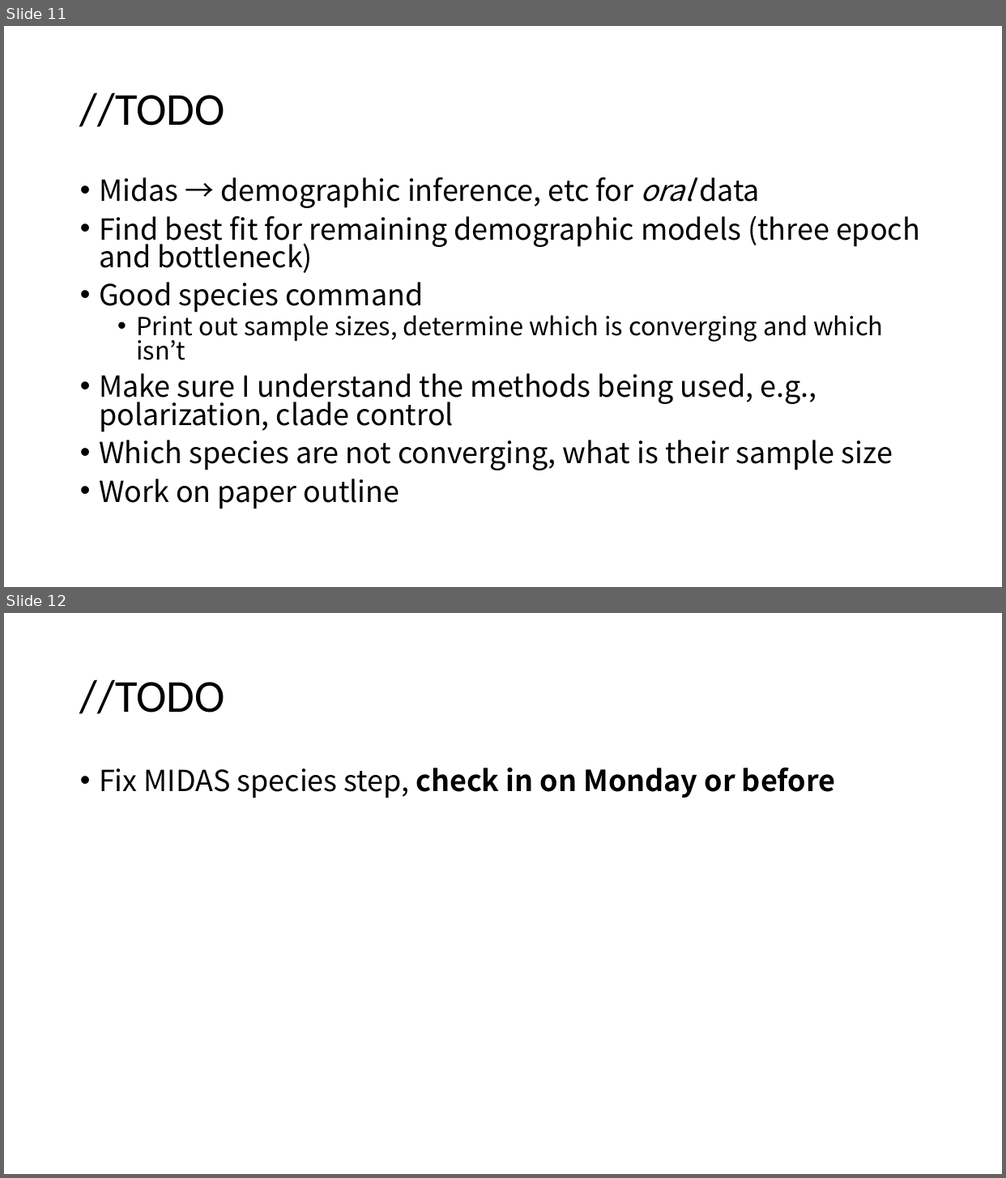
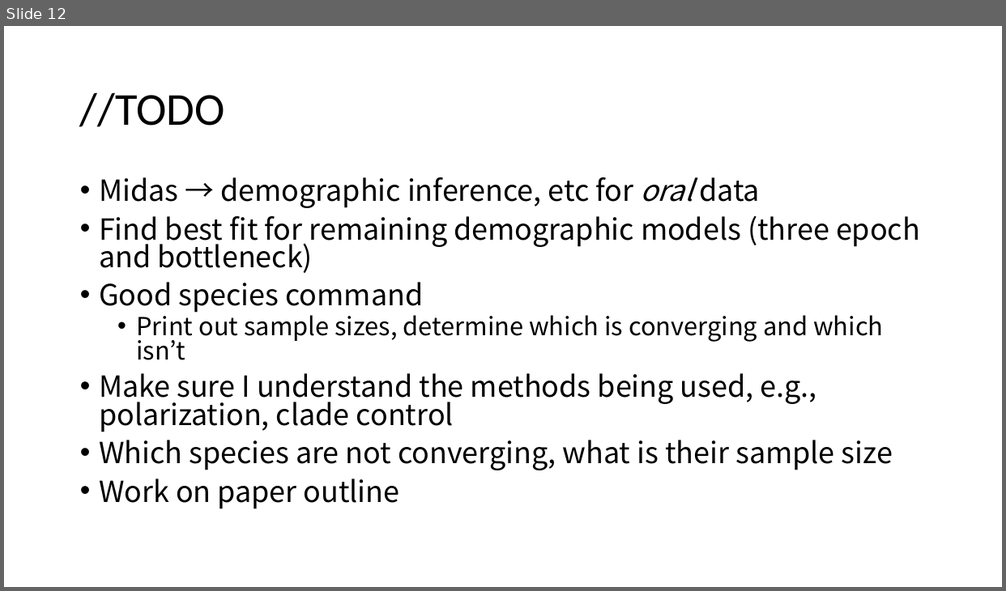
Before and after one commit to jon-mah/demo_for_ccgb, a slide deck: Summary/20211208_microbiome_demographic_slides.pptx. Shown one above the other, each under a label of ours: slides 11 and 12 before the commit, slide 12 after it. The pictures are 1006x1178 and 1006x591 pixels, drawn with LibreOffice and Linux fonts; fonts in the diff are those of the drawing. Boxes give left, top, right and bottom in pixels: in the first picture for what was removed or moved away, otherwise in the second. Text is boxed around its words. In the diff, an @@ line names an element or a change of style, - is before the commit and + after.

```diff
--- a/Summary/20211208_microbiome_demographic_slides.pptx
+++ b/Summary/20211208_microbiome_demographic_slides.pptx
@@ slide 12 removed at <box>4,613,1002,1174</box>, background #FFFFFF @@
@@ title removed at <box>80,679,225,714</box> @@
-//TODO
@@ text removed at <box>99,768,835,798</box> @@
-• Fix MIDAS species step, check in on Monday or before
@@ what was slide 11 is now slide 12 @@
```
Also in this commit, not shown: 1 slide added.
